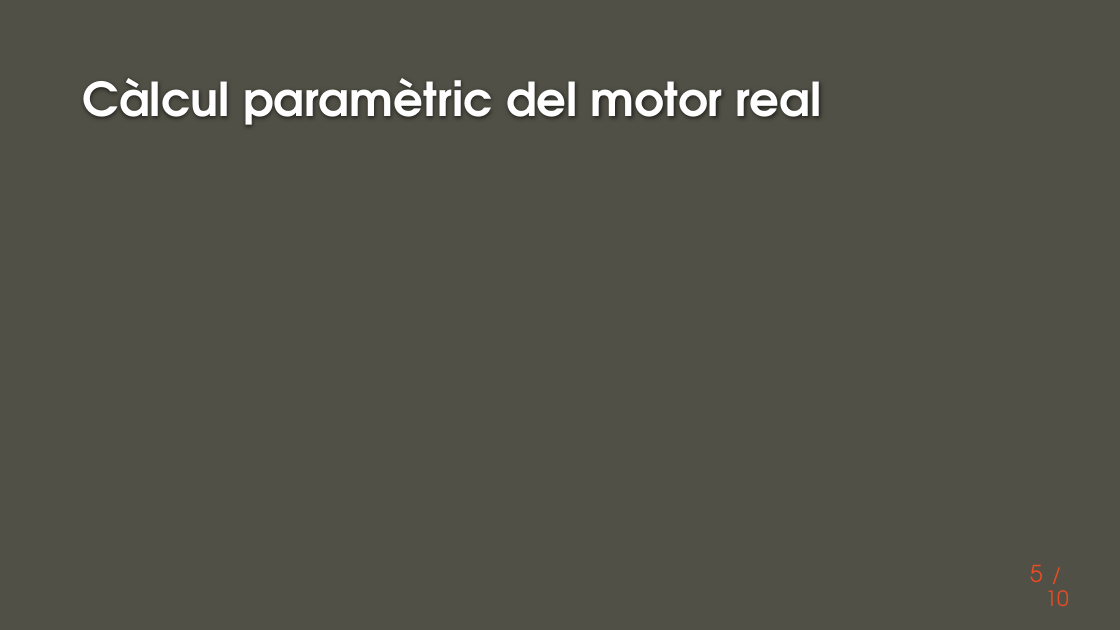
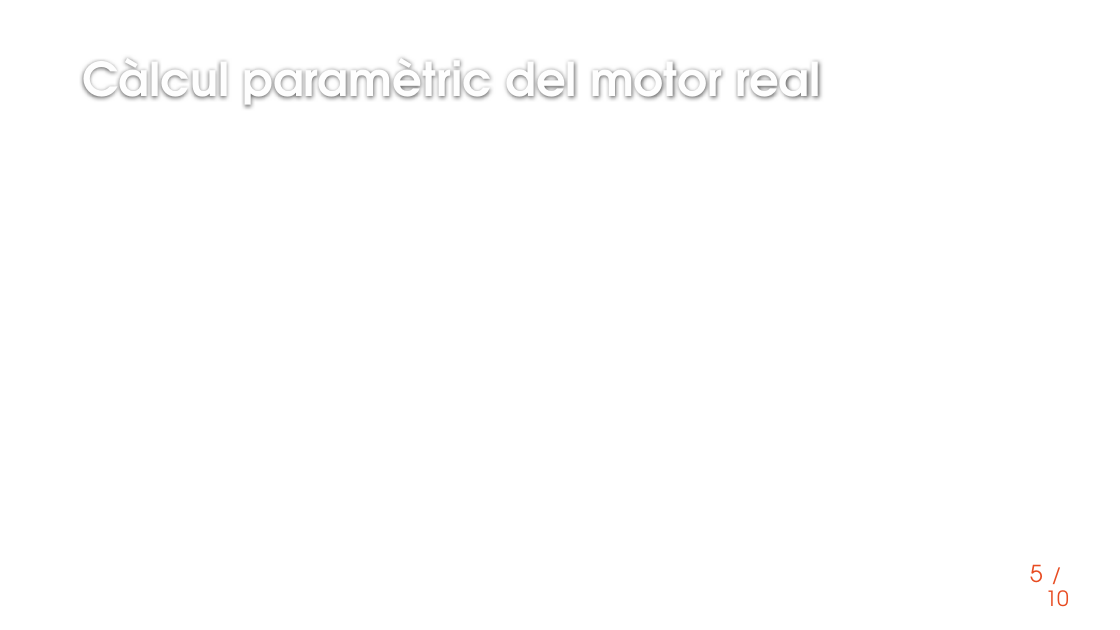
Before and after one commit to naydden/jet-engine-parametrization, a slide deck: slide 5 of ppt/Exposició.pptx. Drawn at 1120x630 pixels with LibreOffice and Linux fonts; fonts in the diff are those of the drawing; grey boxes stand for pictures; background and template pictures are left out. Boxes give left, top, right and bottom in pixels: in the first picture for what was removed or moved away, otherwise in the second. Text is boxed around its words. In the diff, an @@ line names an element or a change of style, - is before the commit and + after.

```diff
--- a/ppt/Exposició.pptx
+++ b/ppt/Exposició.pptx
@@ background #505046 to #FFFFFF @@
@@ title "Càlcul paramètric del motor real": place and size @@
-title "Càlcul paramètric del motor real" at box(83, 78, 822, 125)
+title "Càlcul paramètric del motor real" at box(82, 59, 821, 108)
```
Also in this commit, not shown: 7 other slides changed, 2 slides added, 2 slides removed, 4 other files.
